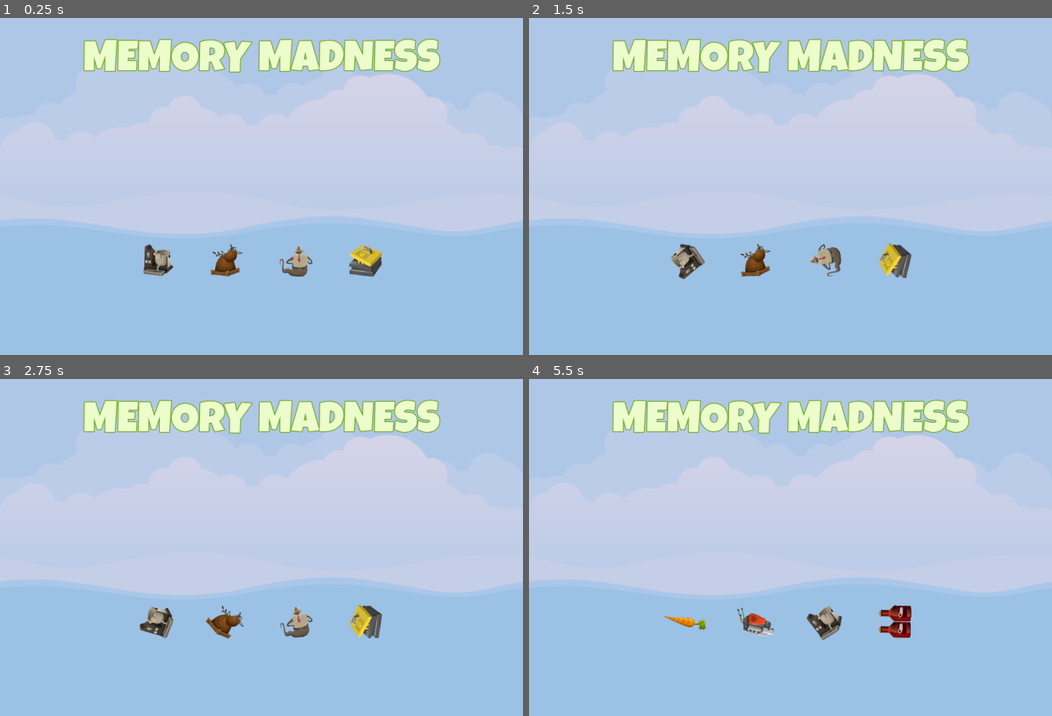
Above: before the commit, frames 1-4 (two rows, left to right).
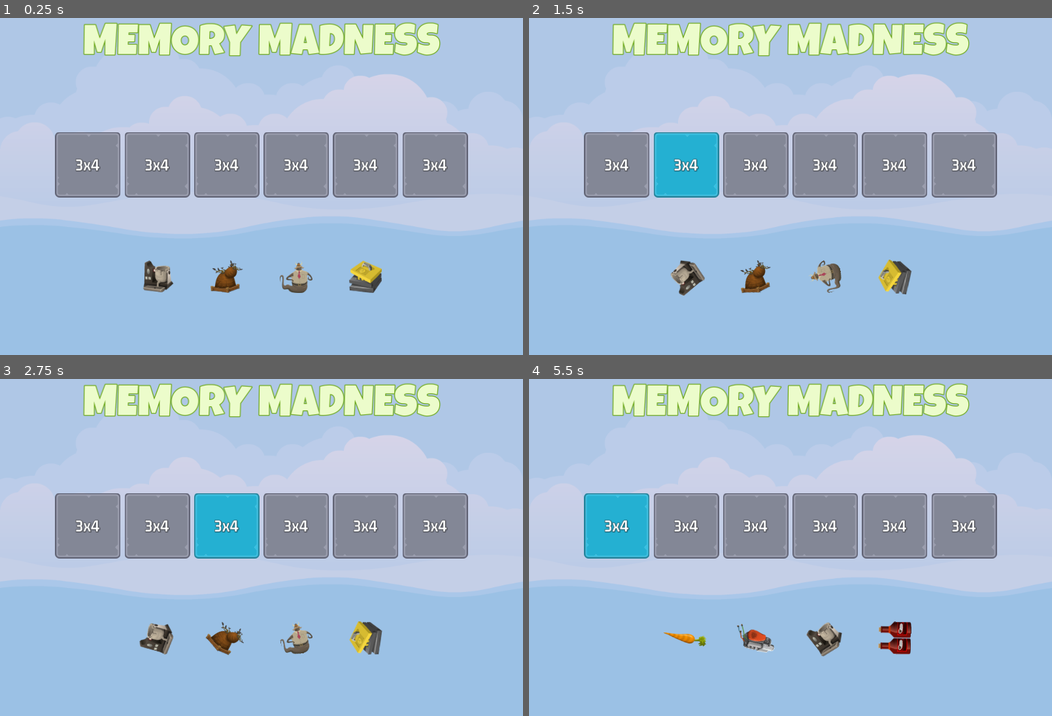
Above: after the commit, the same moments.

Repository: dizuane/godot-memory-madness
Game: Godot game, scene res://master_scene/master_scene.tscn
Same seed, same stepped clock (60 frames per second), same inputs: the game is played once before the commit and once after it.
Inputs (mouse positions are in pixels of both pictures, inside the frame that each line leads up to):
- Up to frame 1 (0.25 s): no input
- Up to frame 2 (1.5 s): click (617, 166) at 0.5 s, where only the run after the commit has a clickable "3x4"; click (685, 166) at 1.25 s, where only the run after the commit has a clickable "3x4"
- Up to frame 3 (2.75 s): click (224, 527) at 2 s, where only the run after the commit has a clickable "3x4"
- Up to frame 4 (5.5 s): click (827, 527) at 2.75 s, where only the run after the commit has a clickable "3x4"; click (895, 527) at 3.5 s, where only the run after the commit has a clickable "3x4"; click (963, 527) at 4.25 s, where only the run after the commit has a clickable "3x4"; click (617, 527) at 5 s, where only the run after the commit has a clickable "3x4"

The runs differ from the first frame. In frame 1, 24% of the frame differs, in the area x 10-90%, y 1-82%; in frame 2, 24%; in frame 3, 24%; in frame 4, 24%.

Commit message:
Added level select button prefab. Added to main menu.

Diff:
--- /dev/null
+++ b/assets/GM_32_White.tres
@@ -0,0 +1,11 @@
+[gd_resource type="LabelSettings" load_steps=2 format=3 uid="uid://pll873rsgq4"]
+
+[ext_resource type="FontFile" uid="uid://cunjna0jdi7a5" path="res://assets/fonts/gemunu-libre-v8-latin-700.ttf" id="1_b6q6u"]
+
+[resource]
+font = ExtResource("1_b6q6u")
+font_size = 32
+outline_size = 3
+outline_color = Color(0, 0, 0, 0.666667)
+shadow_size = 4
+shadow_color = Color(0, 0, 0, 0.203922)
--- /dev/null
+++ b/level_button/level_button.gd
@@ -0,0 +1,13 @@
+extends TextureButton
+
+@onready var label = $Label
+@onready var sound = $Sound
+
+var _level_number: int = 0
+
+func _ready():
+	label.text = "3x4"
+
+
+func _process(delta):
+	pass
--- /dev/null
+++ b/level_button/level_button.tscn
@@ -0,0 +1,39 @@
+[gd_scene load_steps=6 format=3 uid="uid://ptnffrtxc6gk"]
+
+[ext_resource type="Texture2D" uid="uid://d1gjl2rcx2kjj" path="res://assets/ui/level_select_frame_128.png" id="1_pibgg"]
+[ext_resource type="Texture2D" uid="uid://bcktaui5yrtr2" path="res://assets/ui/level_select_frame_select_128.png" id="2_s4run"]
+[ext_resource type="Texture2D" uid="uid://biwm6u4wegfmc" path="res://assets/ui/level_select_frame_hover_128.png" id="3_nmnn7"]
+[ext_resource type="Script" path="res://level_button/level_button.gd" id="4_t2wfy"]
+[ext_resource type="LabelSettings" uid="uid://pll873rsgq4" path="res://assets/GM_32_White.tres" id="5_rkt67"]
+
+[node name="LevelButton" type="TextureButton"]
+anchors_preset = 8
+anchor_left = 0.5
+anchor_top = 0.5
+anchor_right = 0.5
+anchor_bottom = 0.5
+offset_left = -64.0
+offset_top = -64.0
+offset_right = 64.0
+offset_bottom = 64.0
+grow_horizontal = 2
+grow_vertical = 2
+pivot_offset = Vector2(64, 64)
+texture_normal = ExtResource("1_pibgg")
+texture_pressed = ExtResource("2_s4run")
+texture_hover = ExtResource("3_nmnn7")
+script = ExtResource("4_t2wfy")
+
+[node name="Label" type="Label" parent="."]
+layout_mode = 1
+anchors_preset = 15
+anchor_right = 1.0
+anchor_bottom = 1.0
+grow_horizontal = 2
+grow_vertical = 2
+text = "0x0"
+label_settings = ExtResource("5_rkt67")
+horizontal_alignment = 1
+vertical_alignment = 1
+
+[node name="Sound" type="AudioStreamPlayer" parent="."]
--- a/main_screen/main_screen.tscn
+++ b/main_screen/main_screen.tscn
@@ -1,6 +1,7 @@
-[gd_scene load_steps=4 format=3 uid="uid://tf4qgd3ma5st"]
+[gd_scene load_steps=5 format=3 uid="uid://tf4qgd3ma5st"]
 
 [ext_resource type="FontFile" uid="uid://c1spd1hq07gr6" path="res://assets/fonts/LuckiestGuy-Regular.ttf" id="1_6o4d6"]
+[ext_resource type="PackedScene" uid="uid://ptnffrtxc6gk" path="res://level_button/level_button.tscn" id="2_7uxkd"]
 [ext_resource type="PackedScene" uid="uid://c5ko5gijwhipd" path="res://front_sprite/front_sprite.tscn" id="2_nkvbq"]
 
 [sub_resource type="LabelSettings" id="LabelSettings_7am4n"]
@@ -53,6 +54,25 @@
 [node name="HBLevels" type="HBoxContainer" parent="VB"]
 layout_mode = 2
 size_flags_horizontal = 4
+theme_override_constants/separation = 8
+
+[node name="LevelButton" parent="VB/HBLevels" instance=ExtResource("2_7uxkd")]
+layout_mode = 2
+
+[node name="LevelButton2" parent="VB/HBLevels" instance=ExtResource("2_7uxkd")]
+layout_mode = 2
+
+[node name="LevelButton3" parent="VB/HBLevels" instance=ExtResource("2_7uxkd")]
+layout_mode = 2
+
+[node name="LevelButton4" parent="VB/HBLevels" instance=ExtResource("2_7uxkd")]
+layout_mode = 2
+
+[node name="LevelButton5" parent="VB/HBLevels" instance=ExtResource("2_7uxkd")]
+layout_mode = 2
+
+[node name="LevelButton6" parent="VB/HBLevels" instance=ExtResource("2_7uxkd")]
+layout_mode = 2
 
 [node name="Spacer2" type="Control" parent="VB"]
 layout_mode = 2
